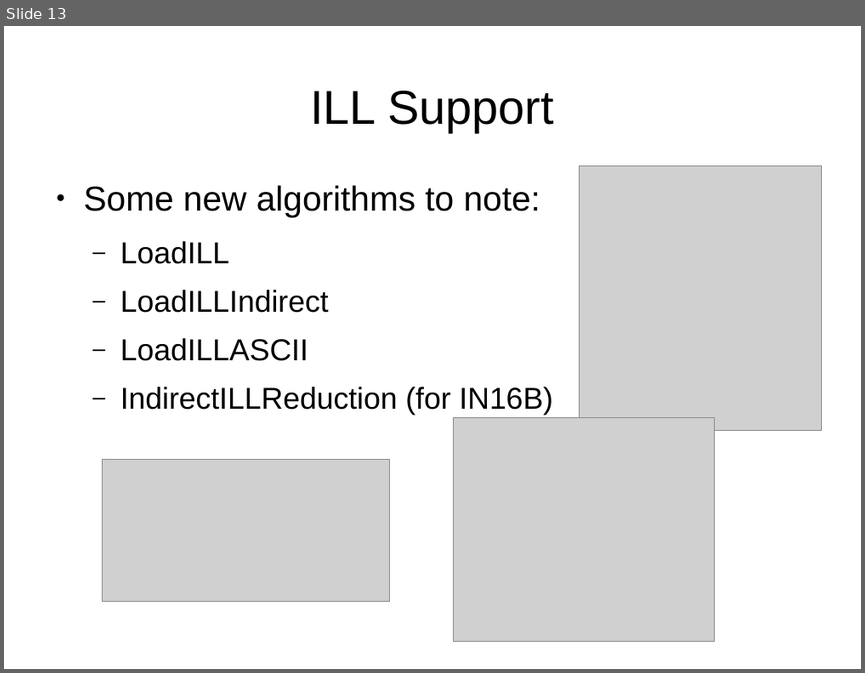
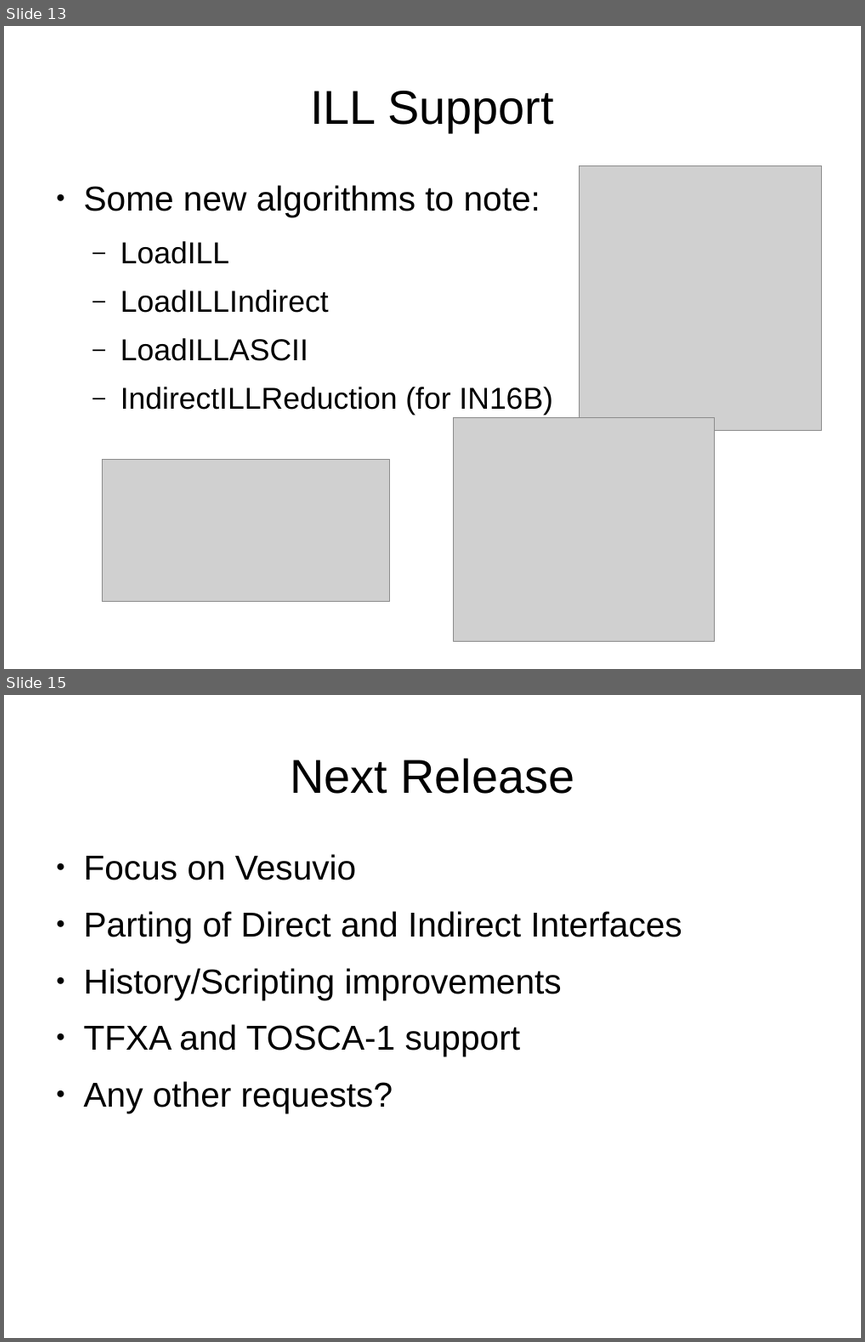
Before and after one commit to samueljackson92/documents, a slide deck: RAL/msg_presentation.pptx. Shown one above the other, each under a label of ours: slide 13 before the commit, slides 13 and 15 after it; the slides between them are not shown. The pictures are 865x673 and 865x1342 pixels, drawn with LibreOffice and Linux fonts; fonts in the diff are those of the drawing; grey boxes stand for pictures. Boxes give left, top, right and bottom in pixels: in the first picture for what was removed or moved away, otherwise in the second. Text is boxed around its words. In the diff, an @@ line names an element or a change of style, - is before the commit and + after.

```diff
--- a/RAL/msg_presentation.pptx
+++ b/RAL/msg_presentation.pptx
@@ slide 15 added at (4,695,861,1338), background #FFFFFF @@
@@ title added at (290,758,574,794), 44 pt, text #000000 @@
+Next Release
@@ text added at (84,854,681,1113), 32 pt, text #000000 @@
+● Focus on Vesuvio
+● Parting of Direct and Indirect Interfaces
+● History/Scripting improvements
+● TFXA and TOSCA-1 support
+● Any other requests?
```
Also in this commit, not shown: 8 slides changed.
